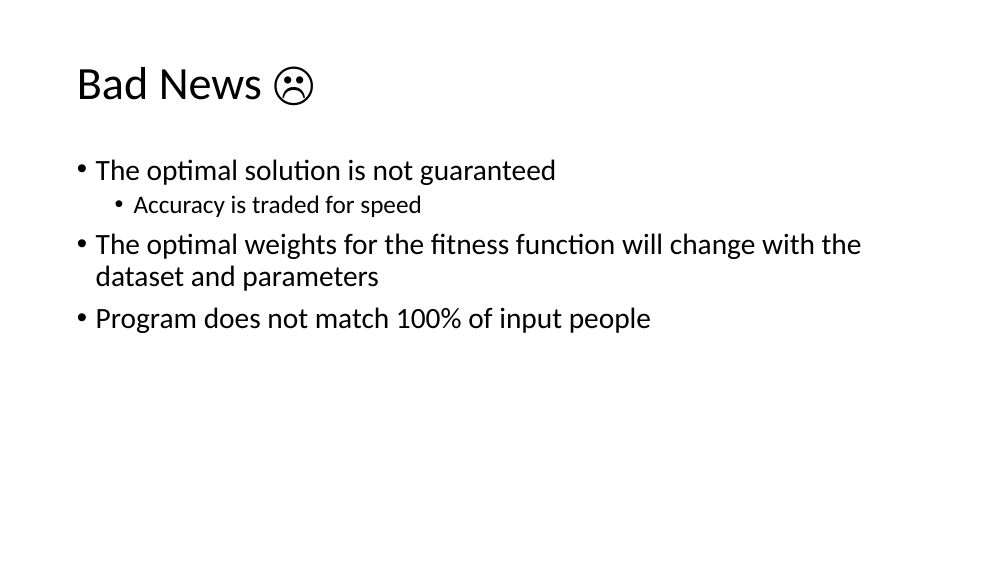
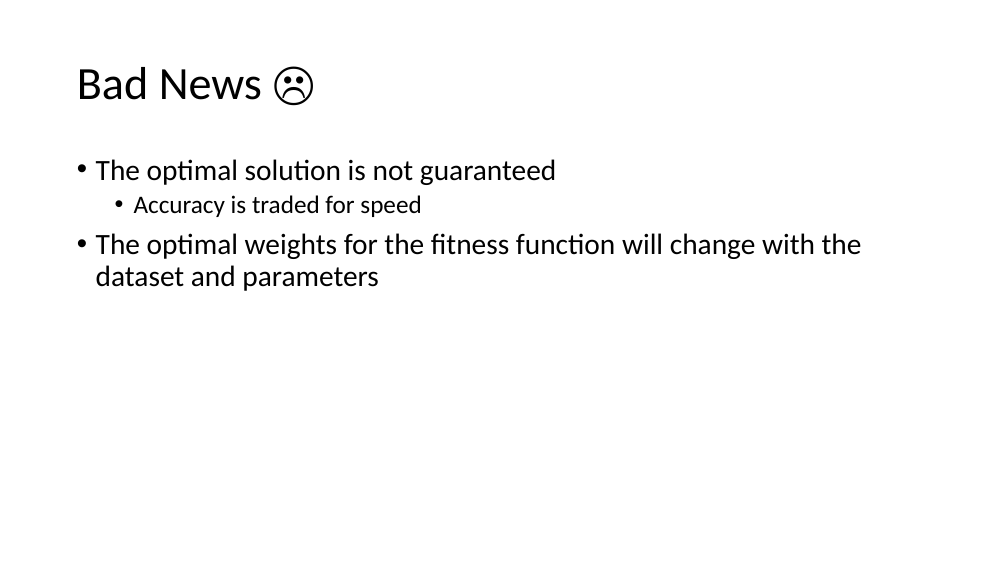
Before and after one commit to Prehealth-Mentors/SchedulePicker, a slide deck: slide 8 of Powerpoint Overview.pptx (slide 9 before the commit). Drawn at 1008x567 pixels with LibreOffice and Linux fonts; fonts in the diff are those of the drawing. Boxes give left, top, right and bottom in pixels: in the first picture for what was removed or moved away, otherwise in the second. Text is boxed around its words. In the diff, an @@ line names an element or a change of style, - is before the commit and + after.

```diff
--- a/Powerpoint Overview.pptx
+++ b/Powerpoint Overview.pptx
@@ text at [96,307,651,333]: paragraph removed @@
-• Program does not match 100% of input people
```
Also in this commit, not shown: 1 other slide changed, 1 slide added, 2 slides removed, 7 other files.
